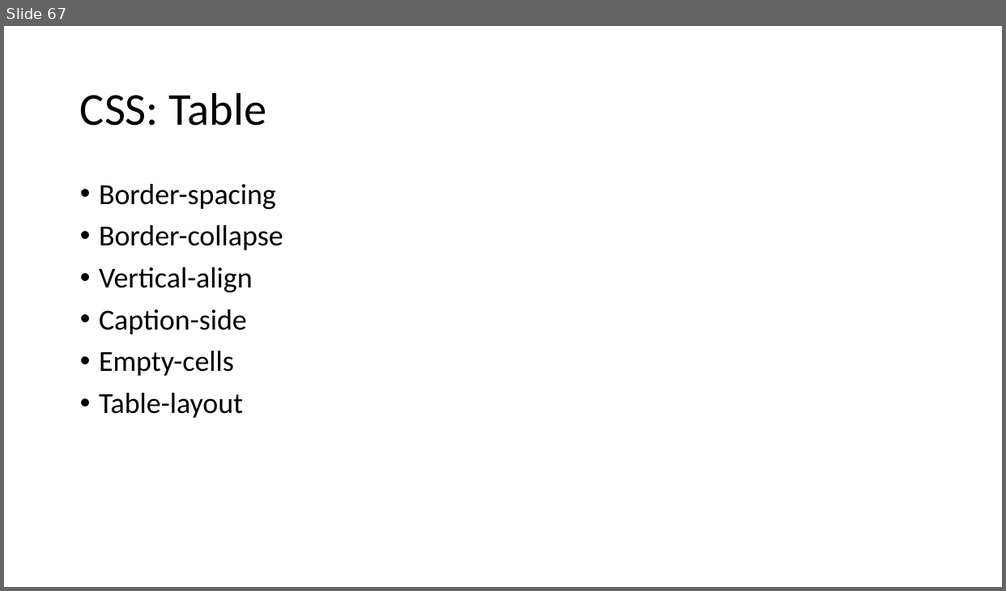
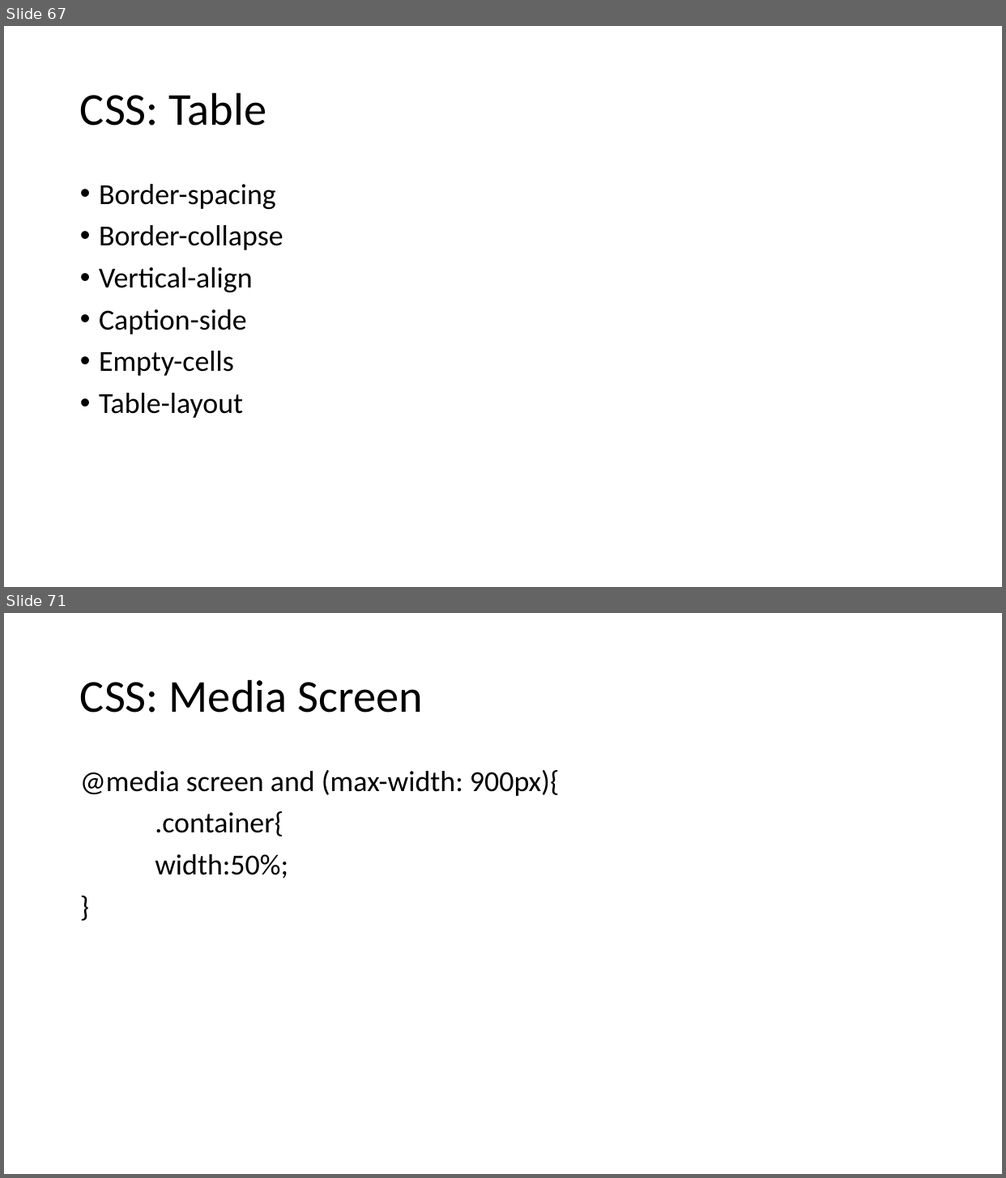
Before and after one commit to PiyushChaturvedii/Batch04, a slide deck: CSS.pptx. Shown one above the other, each under a label of ours: slide 67 before the commit, slides 67 and 71 after it; the slides between them are not shown. The pictures are 1006x591 and 1006x1178 pixels, drawn with LibreOffice and Linux fonts; fonts in the diff are those of the drawing. Boxes give left, top, right and bottom in pixels: in the first picture for what was removed or moved away, otherwise in the second. Text is boxed around its words. In the diff, an @@ line names an element or a change of style, - is before the commit and + after.

Commit message:
mediaQuary updated

```diff
--- a/CSS.pptx
+++ b/CSS.pptx
@@ slide 71 added at (x1=4, y1=613, x2=1002, y2=1174), background #FFFFFF @@
@@ title added at (x1=80, y1=679, x2=422, y2=713), 44 pt, text #000000 @@
+CSS: Media Screen
@@ text added at (x1=80, y1=770, x2=559, y2=879), 28 pt, text #000000 @@
+@media screen and (max-width: 900px){
+.container{
+width:50%;
+}
```
Also in this commit, not shown: 5 other slides added, 2 other files.
